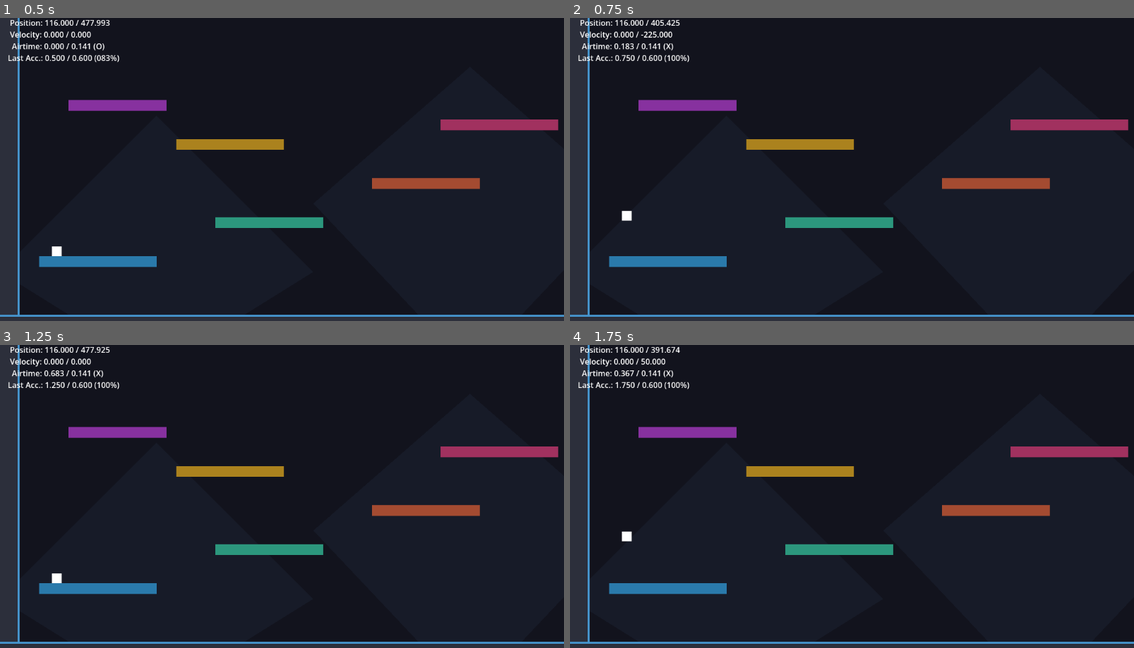
Above: before the commit, frames 1-4 (two rows, left to right).
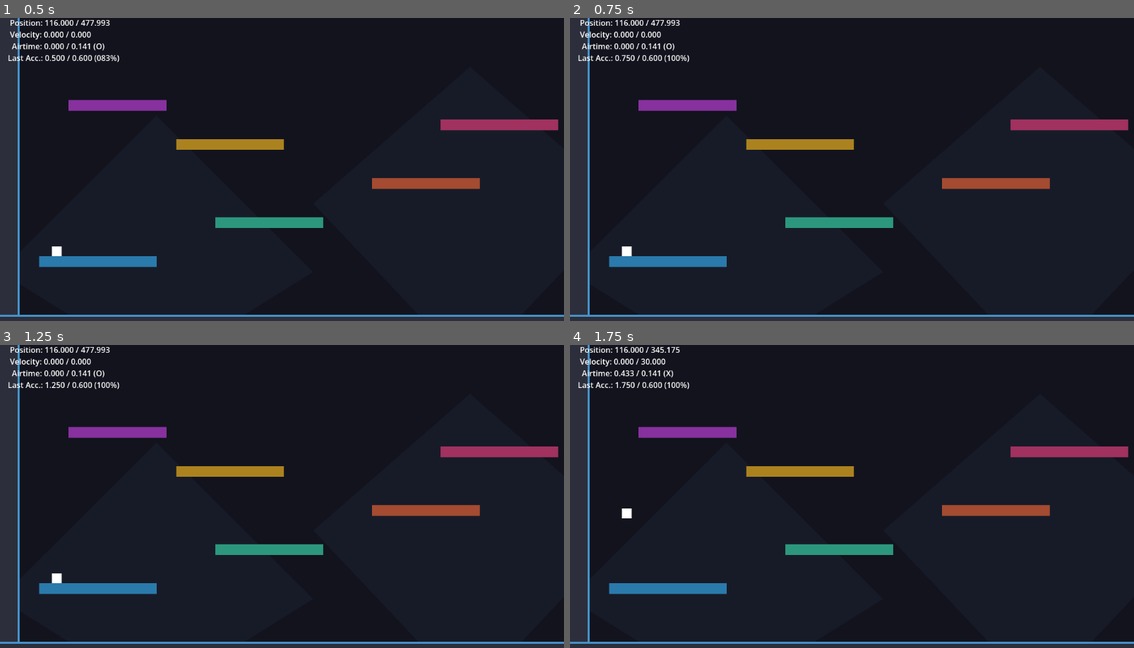
Above: after the commit, the same moments.

Repository: FunnyParadox/Hackathon2k26
Game: Godot game, scene res://main.tscn
The game is run twice, just before and just after one commit, with the same random seed, the same clock (stepped at 60 frames per second) and the same inputs.
Inputs:
- Up to frame 1 (0.5 s): no input
- Up to frame 2 (0.75 s): hold Right (Right) from 0.53 s (still down); hold Up (Jump) from 0.53 s (still down)
- Up to frame 3 (1.25 s): keep holding Right (Right); keep holding Up (Jump)
- Up to frame 4 (1.75 s): keep holding Right (Right); release Up (Jump) at 1.28 s; tap Up (Jump) at 1.35, 1.52 s

Frame 1 is identical in both runs. In frame 2, 0.3% of the frame differs, in the area x 9-20%, y 0-79%; in frame 3, less than 0.1%; in frame 4, 0.2%.

Commit message:
Update character.gd

Diff:
--- a/character.gd
+++ b/character.gd
@@ -1,40 +1,48 @@
 extends CharacterBody2D
 
 const ACCELERATION = 160.0
-const DECELERATION = 0.395
+const DECELERATION = 1./3.
 const MAX_SPEED = 372.0
 
 const ACCELERATION_LIMIT = 0.60
 const GRAVITY_FORCE = 1500.0
 
-const JUMP_VELOCITY = 500.0
+const JUMP_VELOCITY = 620.0
+const JUMP_CHARGE_SPEED = 0.74 # in seconds
 const COYOTE_JUMP = sqrt(2)/10
 
 var air_time := 0.0
+var jump_force := 0.0
 var has_jumped := false
 var last_acceleration := 0.0
 var gravity_angle := 0.0
 var direction := 1 # -1: left, 1: right
 
 func _physics_process(delta: float) -> void:
+	var gravity := Vector2(0, 1).rotated(gravity_angle)
+
 	# Add the gravity.
 	if not is_on_floor():
 		air_time += delta
-		velocity += Vector2(0, 1).rotated(gravity_angle) * GRAVITY_FORCE * delta
+		velocity += gravity * GRAVITY_FORCE * delta
 	else:
 		air_time = 0
 		has_jumped = false
 
 	# Handle jump.
-	if Input.is_action_just_pressed("Jump") and air_time < COYOTE_JUMP and not has_jumped:
-		velocity.y = -JUMP_VELOCITY
+	if Input.is_action_just_released("Jump") and air_time < COYOTE_JUMP and not has_jumped:
+		velocity -= gravity * (velocity.dot(gravity) + JUMP_VELOCITY) * jump_force
 		has_jumped = true
+	if Input.is_action_pressed("Jump"):
+		jump_force = min(jump_force + delta / JUMP_CHARGE_SPEED, 1.0)
+	else:
+		jump_force = 0
 
 	# Get the input direction and handle the movement/deceleration.
-	if Input.is_action_just_pressed("Left"):
-		direction = -1
-	if Input.is_action_just_pressed("Right"):
-		direction = not Input.is_action_just_pressed("Left")
+##	if Input.is_action_just_pressed("Left"):
+##		direction = -1
+##	if Input.is_action_just_pressed("Right"):
+##		direction = not Input.is_action_just_pressed("Left")
 
 	if air_time < COYOTE_JUMP and Input.is_action_just_pressed("Accelerate"):
 		velocity.x += direction * ACCELERATION * pow(min(last_acceleration / ACCELERATION_LIMIT, 1.0), 2.0)
